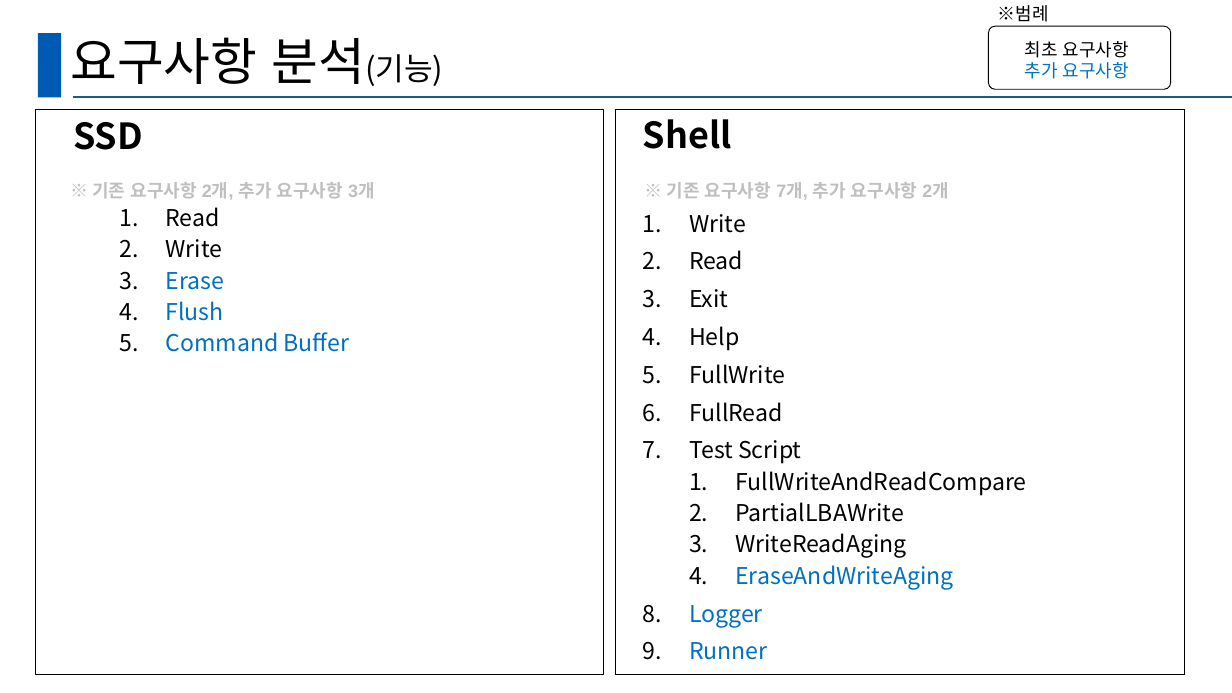
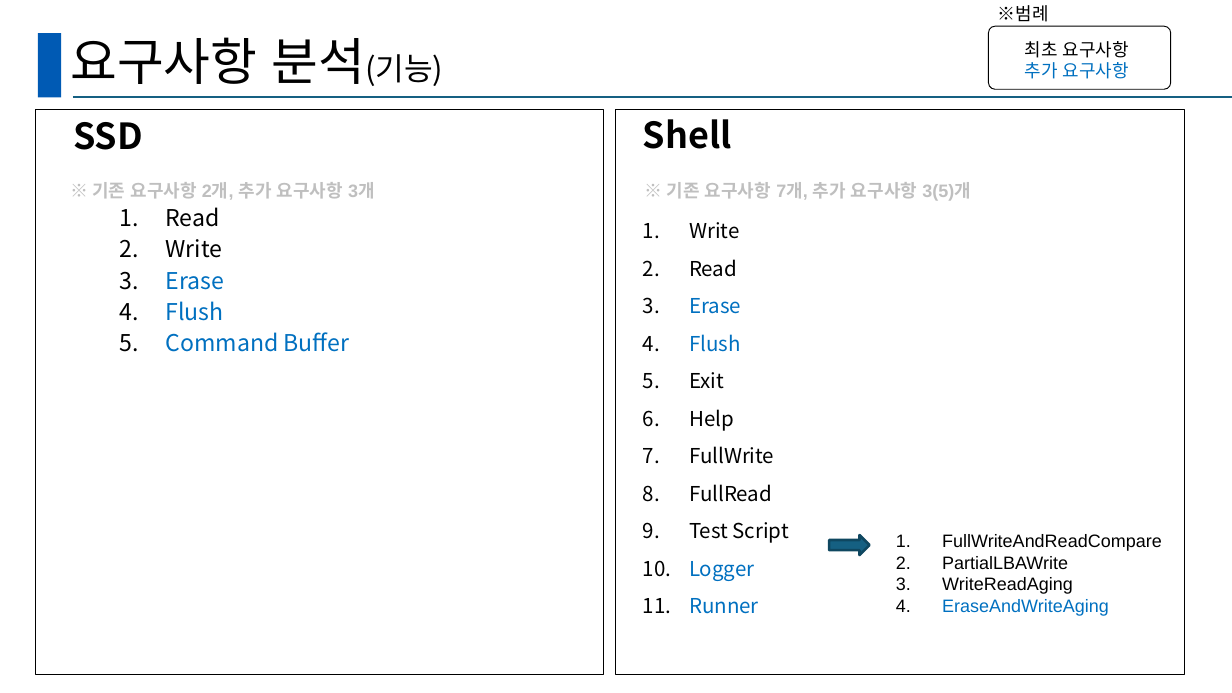
Before and after one commit to Hyominii/ssd, a slide deck: slide 3 of SSD_B_BestReviewer.pptx. Drawn at 1232x693 pixels with LibreOffice and Linux fonts; fonts in the diff are those of the drawing. Boxes give left, top, right and bottom in pixels: in the first picture for what was removed or moved away, otherwise in the second. Text is boxed around its words. In the diff, an @@ line names an element or a change of style, - is before the commit and + after.

```diff
--- a/SSD_B_BestReviewer.pptx
+++ b/SSD_B_BestReviewer.pptx
@@ text at [667,182,971,201]: text changed @@
-※ 기존 요구사항 7개, 추가 요구사항 2개
+※ 기존 요구사항 7개, 추가 요구사항 3(5)개
@@ text at [689,222,789,614]: size 18 to 16 pt in "Write", "Read", "Exit", "Help" and 5 more places; line spacing 0.9 to 1 @@
@@ text at [689,298,741,352]: paragraphs added @@
+3. Erase
+4. Flush
@@ text at [735,471,1026,590]: paragraphs removed @@
-  1. FullWriteAndReadCompare
-  2. PartialLBAWrite
-  3. WriteReadAging
-  4. EraseAndWriteAging
@@ right arrow added at [829,535,870,555], fill #156082, outline #104760 2 pt @@
@@ text added at [942,534,1162,616], 14 pt, text #000000 @@
+  1. FullWriteAndReadCompare
+  2. PartialLBAWrite
+  3. WriteReadAging
+  4. EraseAndWriteAging
```
Also in this commit, not shown: 7 other slides changed.
